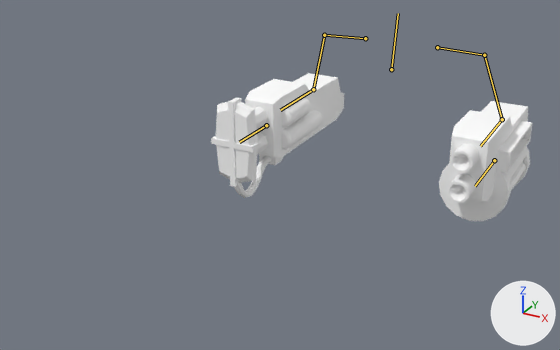
Two versions of the Blender file Stora Spel/Stora Spel/Assets/Mech/FPB_body.blend, one commit apart.
Rendered twice from a camera (50 mm lens) standing at (3.51, -9.39, 6.85) and looking at (-0.5, -2.1, 3.21). The lights are fixed; the arrows at lower right show +X, +Y and +Z. The bones that bend it are drawn over the model as lines.
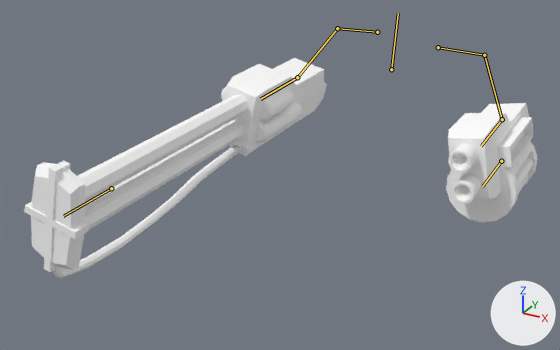
The newer file adds an action. The first version stands in its rest pose; the second is drawn at frame 4 of the action 'Kick'.

Boxes (x1, y1, x2, y2) around the edits, measured in the pictures (560 x 350 px):
'Mesh', posed (60% wider, 48% taller)
    before: (211, 73, 532, 221)
    after: (25, 58, 538, 278)
bone 'Arm lower L', root to tip
    before: (502, 119) to (480, 146)
    after: (502, 119) to (481, 146)
bone 'Shoulder R', root to tip
    before: (365, 38) to (324, 35)
    after: (377, 32) to (337, 28)
bone 'Arm upper R', root to tip
    before: (324, 35) to (313, 89)
    after: (337, 28) to (297, 77)
bone 'Arm lower R', root to tip
    before: (313, 89) to (280, 110)
    after: (297, 77) to (260, 99)
bone 'Smasher', root to tip
    before: (266, 125) to (239, 142)
    after: (111, 188) to (63, 216)

Patch to the scene script:
```diff
--- a/Stora Spel/Stora Spel/Assets/Mech/FPB_body.blend.py
+++ b/Stora Spel/Stora Spel/Assets/Mech/FPB_body.blend.py
@@ bone_arm_lower_l @@
 bone_arm_lower_l = bpy.data.objects['Armature'].pose.bones['Arm lower L']  # child of 'Arm upper L'
-bone_arm_lower_l.rotation_quaternion = (1.0, 0.0, 0.0, 0.0)  # degrees (0, 0, 0)
+bone_arm_lower_l.rotation_quaternion = (0.996, 0.0, 0.091, 0.001)  # degrees (0, 10, 0)
@@ bone_shoulder_r @@
 bone_shoulder_r = bpy.data.objects['Armature'].pose.bones['Shoulder R']  # child of 'Chest'
-bone_shoulder_r.location = (0.0, 0.0, 0.0)
+bone_shoulder_r.location = (0.432, 0.0, 0.0)
@@ bone_arm_upper_r @@
 bone_arm_upper_r = bpy.data.objects['Armature'].pose.bones['Arm upper R']  # child of 'Shoulder R'
-bone_arm_upper_r.rotation_quaternion = (1.0, 0.0, 0.0, 0.0)  # degrees (0, 0, 0)
+bone_arm_upper_r.rotation_quaternion = (0.839, -0.443, 0.151, 0.279)  # degrees (-50, 30, 23)
@@ bone_arm_lower_r @@
 bone_arm_lower_r = bpy.data.objects['Armature'].pose.bones['Arm lower R']  # child of 'Arm upper R'
-bone_arm_lower_r.rotation_quaternion = (1.0, 0.0, 0.0, 0.0)  # degrees (0, 0, 0)
+bone_arm_lower_r.rotation_quaternion = (0.832, -0.544, -0.093, 0.059)  # degrees (-67, -5, 12)
@@ bone_smasher @@
 bone_smasher = bpy.data.objects['Armature'].pose.bones['Smasher']  # child of 'Arm lower R'
-bone_smasher.location = (0.0, 0.0, 0.0)
+bone_smasher.location = (0.004, 2.574, 0.016)
```
